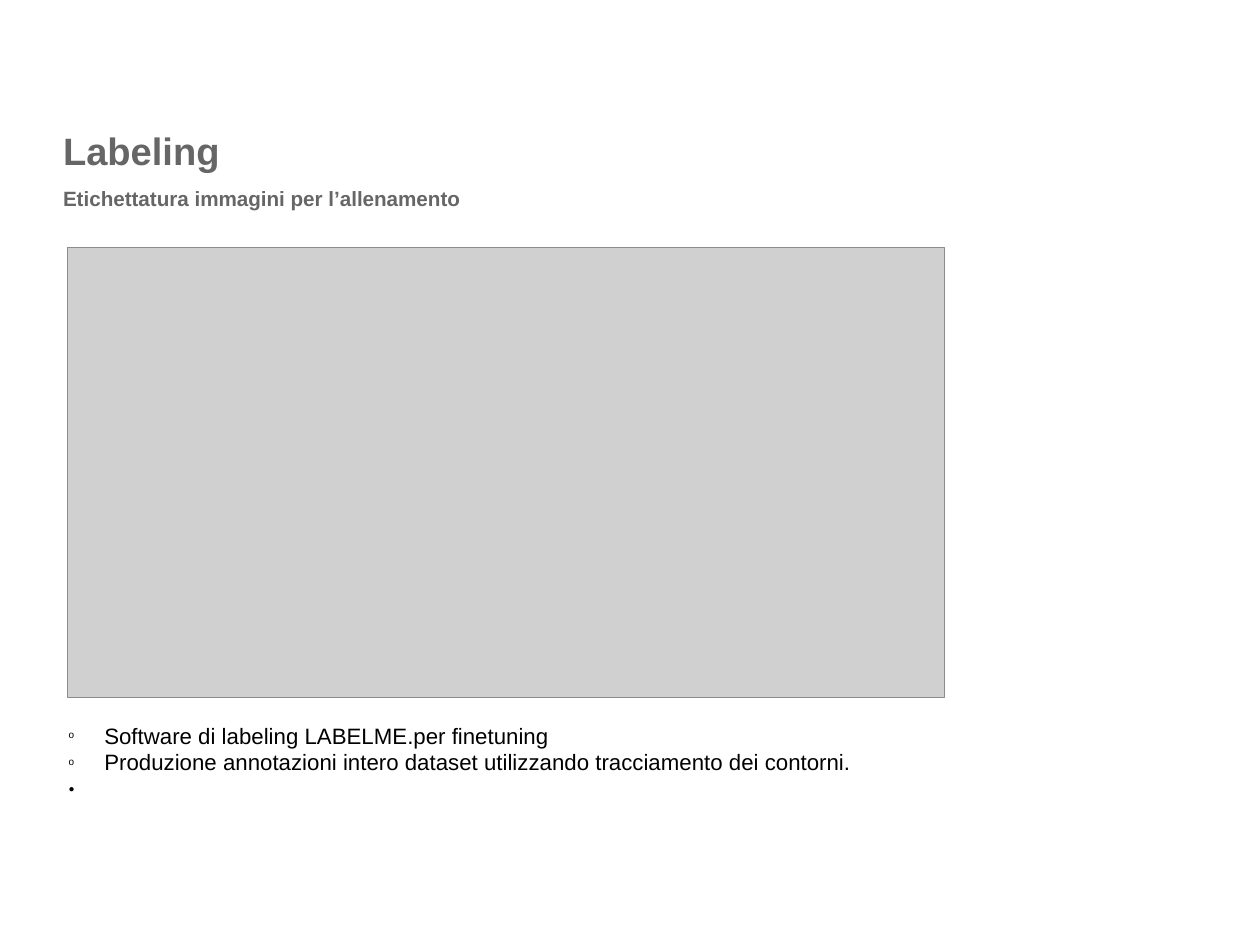
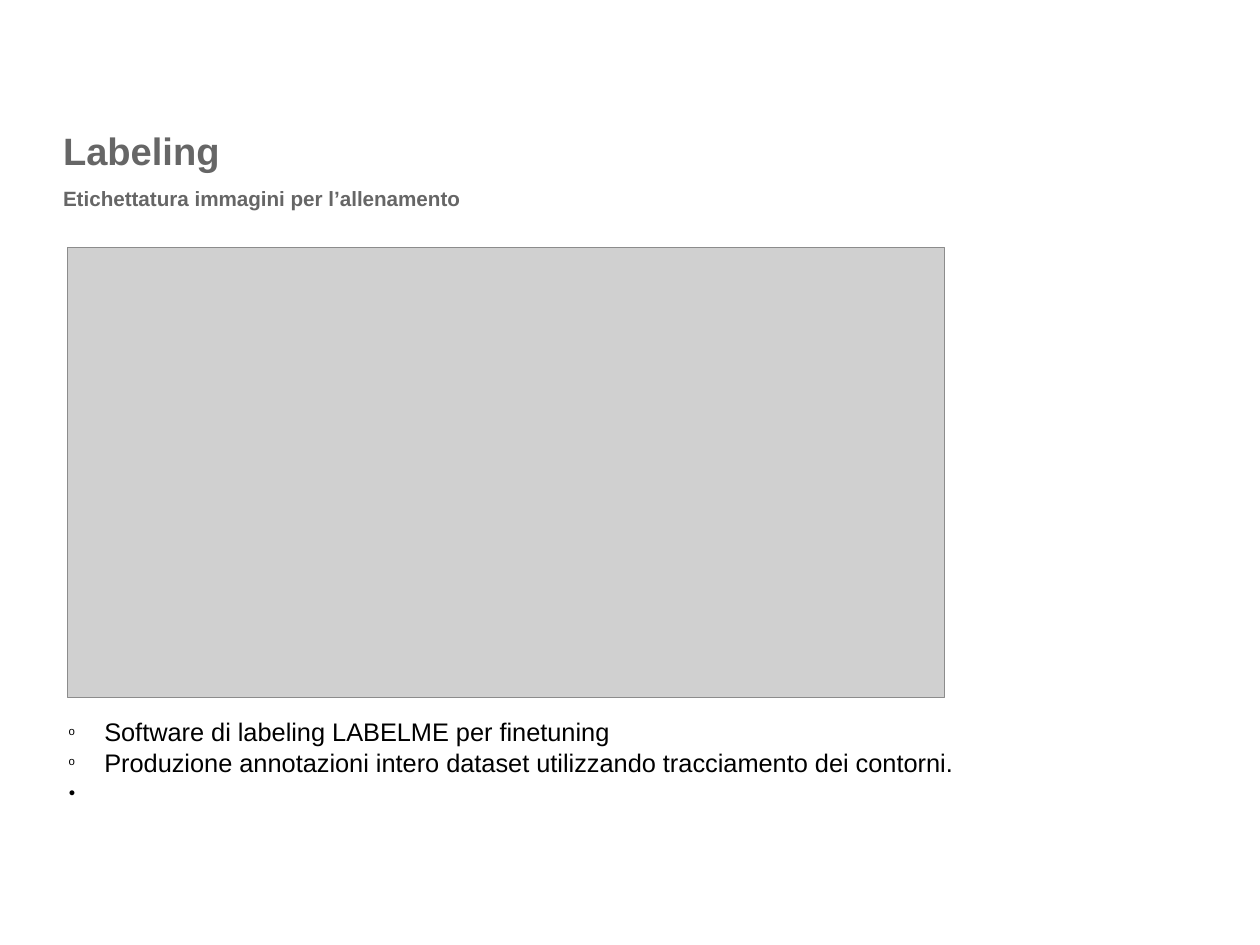
Before and after one commit to tintorimatteo/Imperatore, a slide deck: slide 7 of presentazione copia.odp. Drawn at 1260x945 pixels with LibreOffice and Linux fonts; fonts in the diff are those of the drawing; grey boxes stand for pictures; background and template pictures are left out. Boxes give left, top, right and bottom in pixels: in the first picture for what was removed or moved away, otherwise in the second. Text is boxed around its words. In the diff, an @@ line names an element or a change of style, - is before the commit and + after.

```diff
--- a/presentazione copia.odp
+++ b/presentazione copia.odp
@@ text at [104, 722, 610, 747]: text changed; size 14 to 16 pt @@
-o Software di labeling LABELME.per finetuning
+o Software di labeling LABELME per finetuning
@@ text at [104, 753, 953, 773]: size 14 to 16 pt in "Produzione annotazioni intero dataset utilizzando tracciamen ..." @@
```
Also in this commit, not shown: 3 other slides changed.
